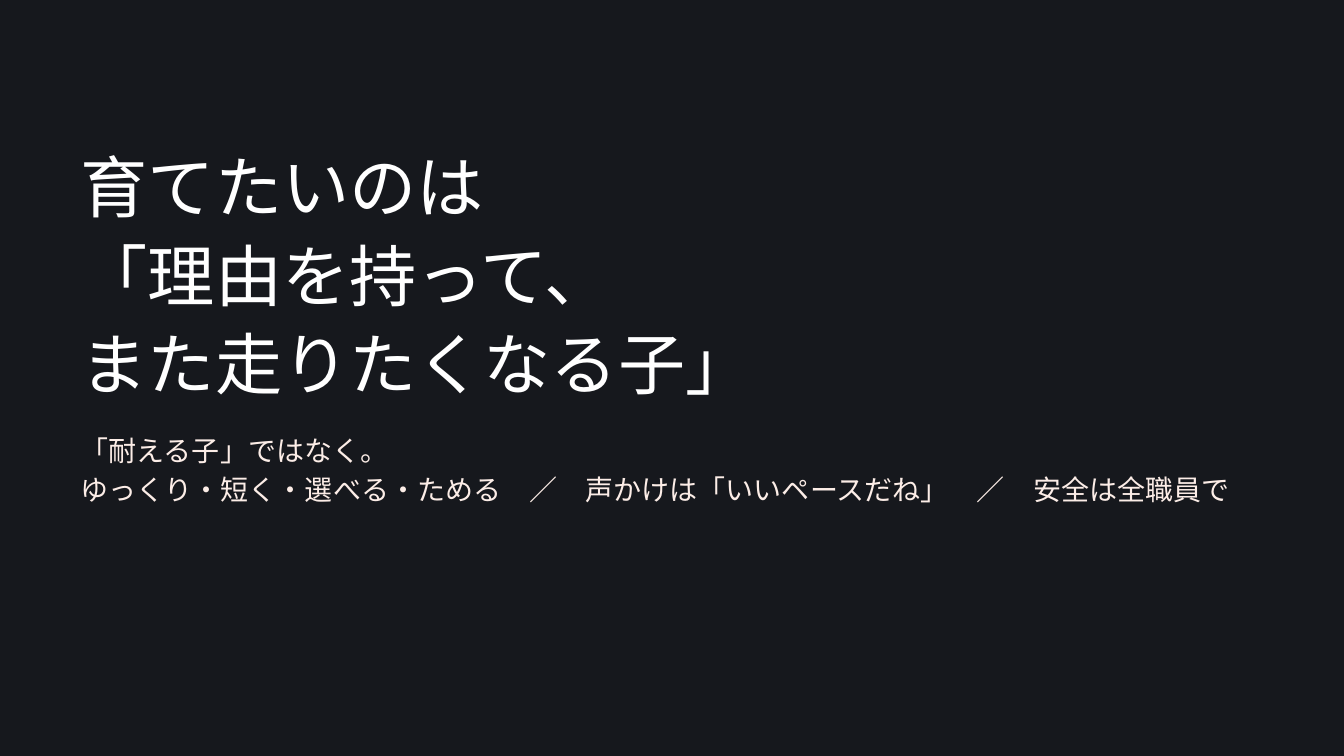
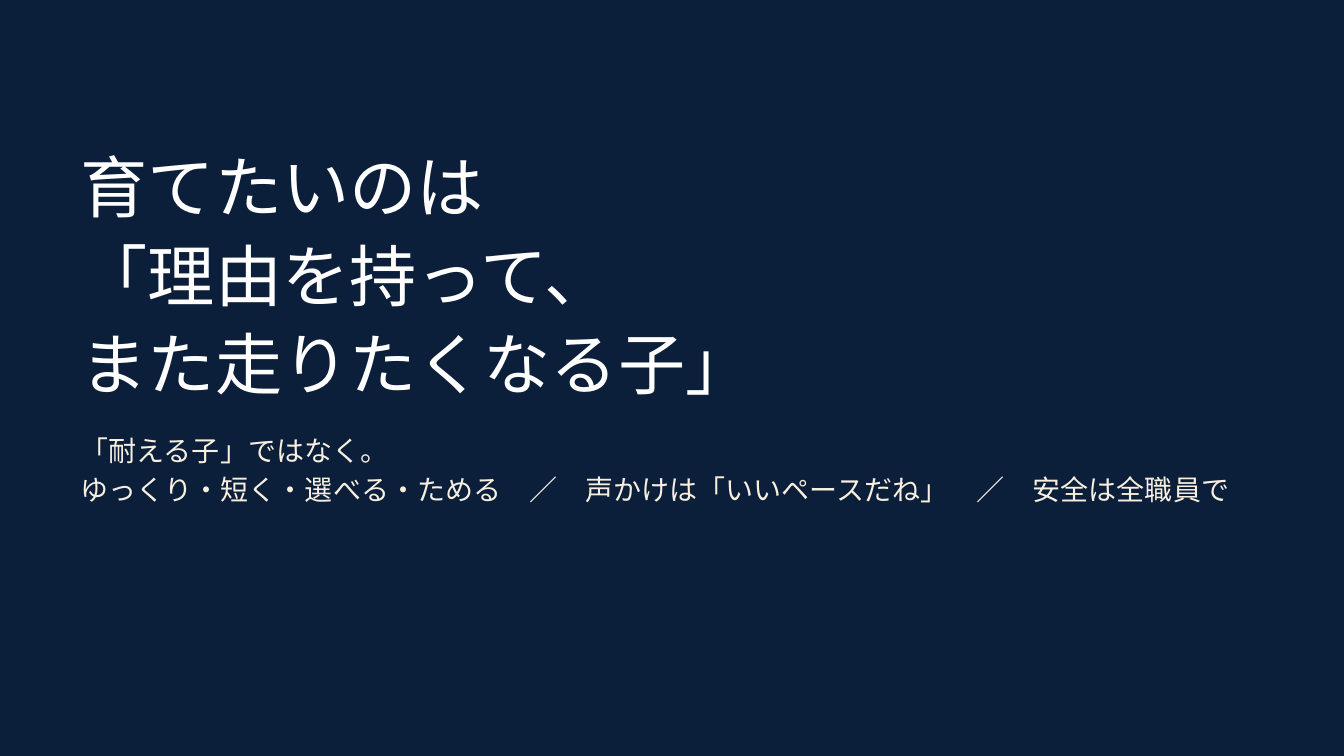
Before and after one commit to yokotaka21-cmyk/slide-longrun, a slide deck: slide 31 of マラソン大会に向けて_講義スライド.pptx. Drawn at 1344x756 pixels with LibreOffice and Linux fonts; fonts in the diff are those of the drawing. Boxes give left, top, right and bottom in pixels: in the first picture for what was removed or moved away, otherwise in the second. Text is boxed around its words. In the diff, an @@ line names an element or a change of style, - is before the commit and + after.

```diff
--- a/マラソン大会に向けて_講義スライド.pptx
+++ b/マラソン大会に向けて_講義スライド.pptx
@@ background #16181D to #0B1F3A @@
@@ text "「耐える子」ではなく。" at [81, 437, 1229, 503]: text colour #FCEDE7 to #F7EFDF @@
```
Also in this commit, not shown: 31 other slides changed, 5 other files.
